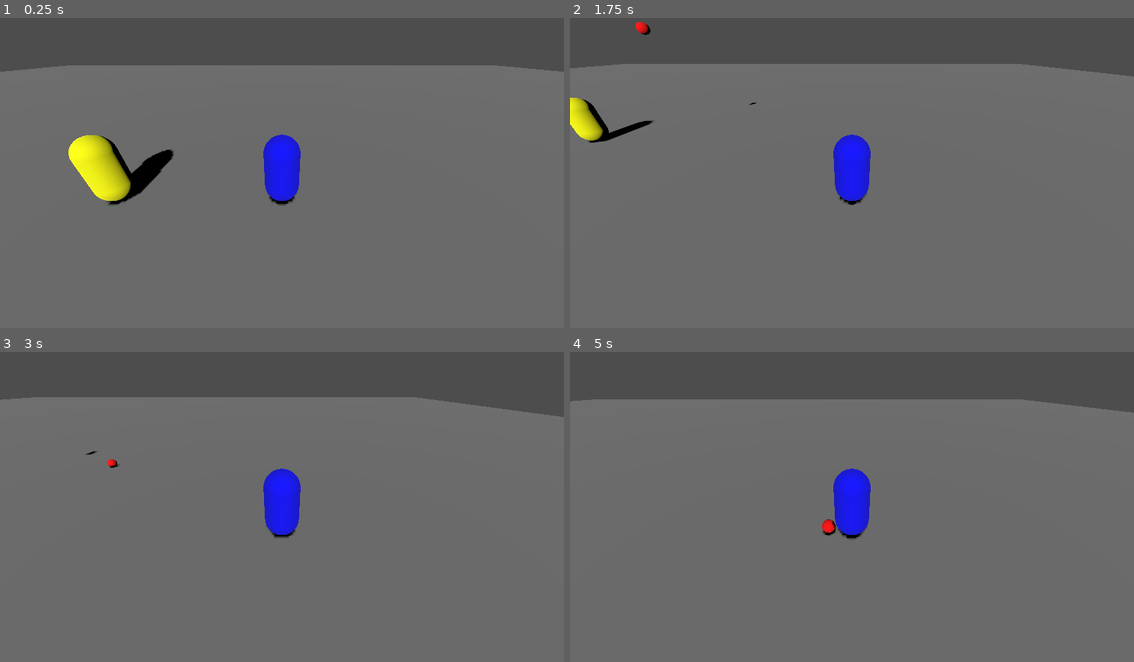
Above: before the commit, frames 1-4 (two rows, left to right).
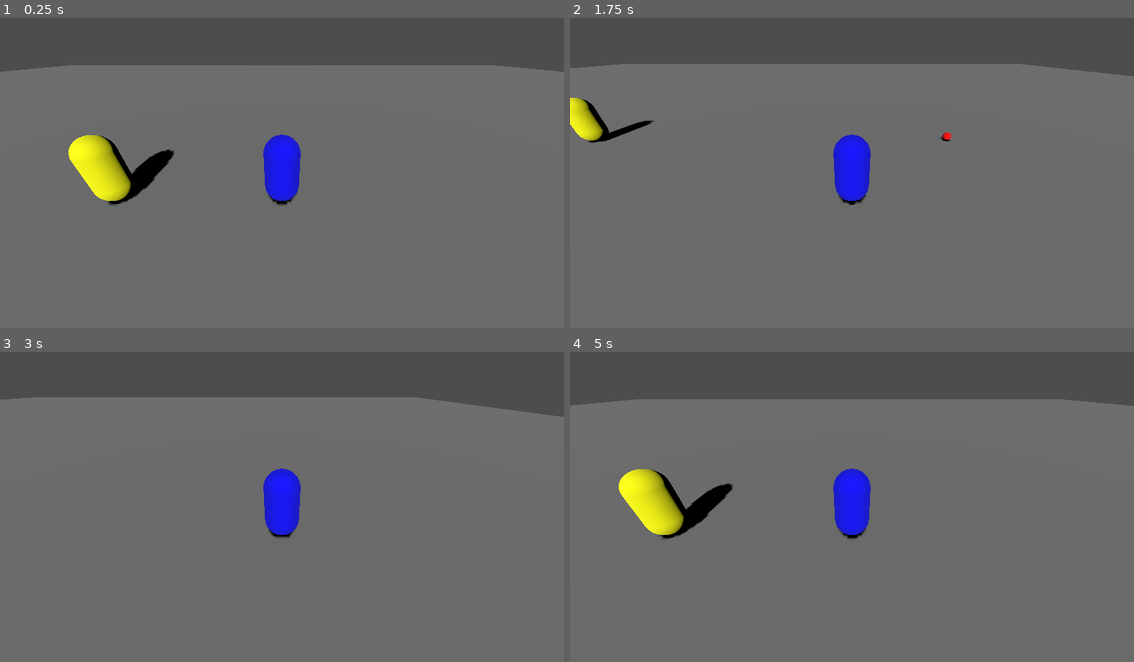
Above: after the commit, the same moments.

Repository: Genaro-Coronel-Gtz/godot_dumbs
Game: Godot game, scene res://main.tscn
The game is run twice, just before and just after one commit, with the same random seed, the same clock (stepped at 60 frames per second) and the same inputs.
Inputs:
- Up to frame 1 (0.25 s): no input
- Up to frame 2 (1.75 s): tap Enter at 0.5 s; hold Right (ui_right) 0.53-1.28 s; hold Down (ui_down) from 1.28 s (still down)
- Up to frame 3 (3 s): release Down (ui_down) at 2.03 s; hold Right (ui_right) 2.03-2.78 s; hold Up (ui_up) from 2.78 s (still down)
- Up to frame 4 (5 s): release Up (ui_up) at 3.53 s; hold Left (ui_left) from 3.53 s (still down)

The runs differ from the first frame. In frame 1, less than 0.1% of the frame differs, in the area x 19-53%, y 42-61%; in frame 2, 0.1%; in frame 3, less than 0.1%; in frame 4, 2.9%, in the area x 0-100%, y 15-61%.

Commit message:
[Feature]: Add linear bullet shoot in ballistics utility script

Diff:
--- a/main.tscn
+++ b/main.tscn
@@ -24,6 +24,7 @@
 [sub_resource type="CylinderShape3D" id="CylinderShape3D_enemy"]
 
 [node name="Main" type="Node3D"]
+transform = Transform3D(1, 0, 0, 0, 1, 0, 0, 0, 1, -0.610693, 0, 0)
 
 [node name="Camera3D" type="Camera3D" parent="."]
 transform = Transform3D(0.89842653, 0, 0.43912393, 0, 1, 0, -0.43912393, 0, 0.89842653, 1.2367897, 1.7169065, 10.092267)
--- a/scripts/ballistics.gd
+++ b/scripts/ballistics.gd
@@ -11,3 +11,8 @@
 	var vy = (diff.y + 0.5 * gravity * flight_time * flight_time) / flight_time
 	v.y = vy
 	return v
+
+# Calcula velocidad para un tiro directo (sin parábola) hacia el objetivo
+static func solve_direct_velocity(from: Vector3, to: Vector3, speed: float) -> Vector3:
+	var direction = (to - from).normalized()
+	return direction * speed
--- a/scripts/bullet.gd
+++ b/scripts/bullet.gd
@@ -4,8 +4,14 @@
 
 var time_alive = 0.0
 
+
+func linear(target: Vector3, bullet_speed: float = 1.5) -> void:
+	var Ballistics = load("res://scripts/ballistics.gd")
+	var v = Ballistics.solve_direct_velocity(global_position, target, bullet_speed)
+	linear_velocity = v
+
 # Public API: lanzar el bullet hacia `target` en `flight_time` segundos.
-func launch(target: Vector3, flight_time: float = 1.5) -> void:
+func parabolic(target: Vector3, flight_time: float = 1.5) -> void:
 	var gravity = abs(ProjectSettings.get_setting("physics/3d/default_gravity"))
 	var Ballistics = load("res://scripts/ballistics.gd")
 	var v = Ballistics.solve_ballistic_velocity(global_position, target, gravity, flight_time)
--- a/scripts/enemy.gd
+++ b/scripts/enemy.gd
@@ -2,7 +2,8 @@
 
 const BULLET_SCENE = preload("res://scenes/bullet.tscn")
 const FIRE_RATE = 1.0  # segundos entre disparos
-const FLIGHT_TIME = 1.5  # Tiempo de vuelo para una trayectoria más precisa
+const FLIGHT_TIME_PARABOLIC = 1.5  # Tiempo de vuelo para una trayectoria más precisa
+const BULLET_SPEED = 25
 const FIRE_RANGE = 15.0  # Distancia máxima para disparar
 
 var time_since_last_shot = 0.0
@@ -46,6 +47,7 @@
 	var target_position = player.global_position + Vector3(0, 1.0, 0)
 
 	# Usar la API pública del bullet para lanzarlo (desacopla cálculo)
-	bullet_instance.launch(target_position, FLIGHT_TIME)
+	#bullet_instance.parabolic(target_position, FLIGHT_TIME_PARABOLIC)
+	bullet_instance.linear(target_position, BULLET_SPEED)
 
 	print("Bullet disparado: origen=", bullet_instance.global_position, " objetivo=", target_position)
